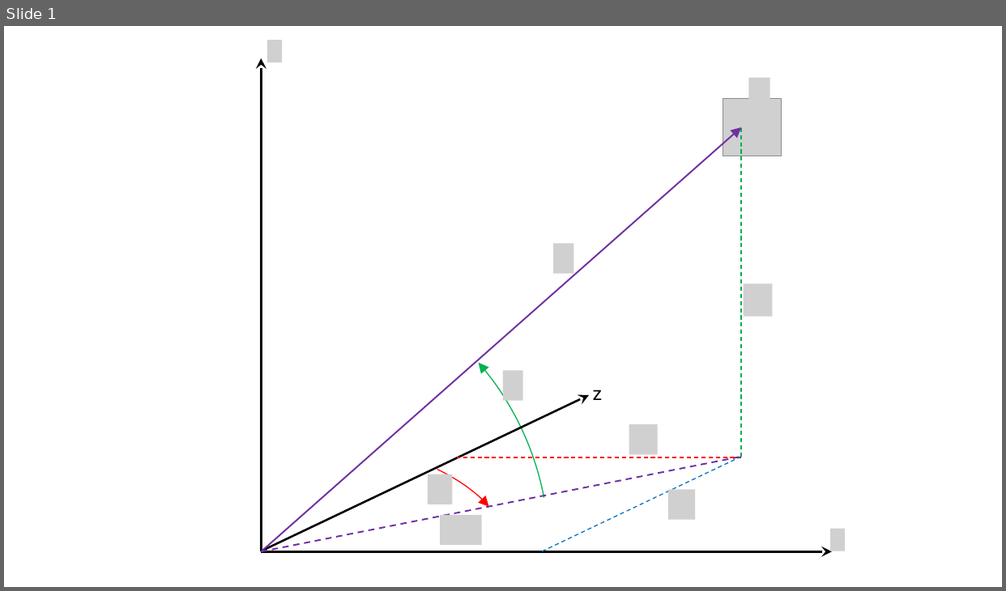
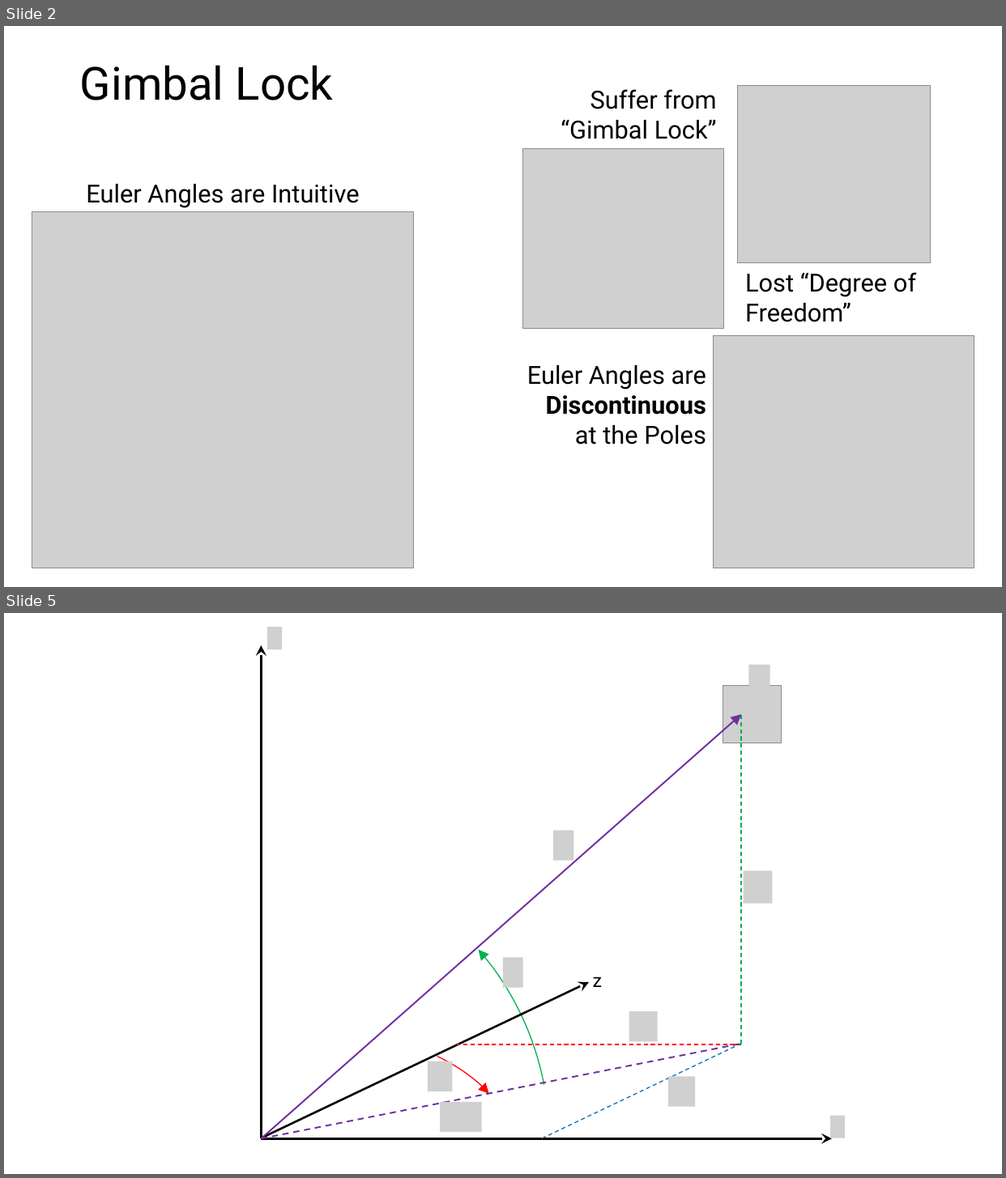
Before and after one commit to whitingm-usc/Euler, a slide deck: Euler/Euler.pptx. Shown one above the other, each under a label of ours: slide 1 before the commit, slides 2 and 5 after it; the slides between them are not shown. The pictures are 1006x591 and 1006x1178 pixels, drawn with LibreOffice and Linux fonts; fonts in the diff are those of the drawing; grey boxes stand for pictures. Boxes give left, top, right and bottom in pixels: in the first picture for what was removed or moved away, otherwise in the second. Text is boxed around its words. In the diff, an @@ line names an element or a change of style, - is before the commit and + after.

Commit message:
working on presentation (Gimbal Lock)

```diff
--- a/Euler/Euler.pptx
+++ b/Euler/Euler.pptx
@@ slide 2 added at (x1=4, y1=26, x2=1002, y2=587), background #FFFFFF @@
@@ title added at (x1=80, y1=65, x2=334, y2=101), 44 pt, text #000000 @@
+Gimbal Lock
@@ text added at (x1=560, y1=89, x2=717, y2=139), 24 pt, text #000000 @@
+Suffer from “Gimbal Lock”
@@ picture added at (x1=738, y1=85, x2=930, y2=263) @@
@@ picture added at (x1=523, y1=149, x2=724, y2=328) @@
@@ text added at (x1=86, y1=184, x2=359, y2=208), 24 pt, text #000000 @@
+Euler Angles are Intuitive
@@ picture added at (x1=32, y1=212, x2=414, y2=569) @@
@@ text added at (x1=745, y1=272, x2=916, y2=322), 24 pt, text #000000 @@
+Lost “Degree of Freedom”
@@ picture added at (x1=714, y1=336, x2=974, y2=568) @@
@@ text added at (x1=527, y1=365, x2=706, y2=445), 24 pt, text #000000 @@
+Euler Angles are Discontinuous
+at the Poles
@@ what was slide 1 is now slide 5 @@
```
Also in this commit, not shown: 2 slides changed, 1 other slide added, 12 other files.
